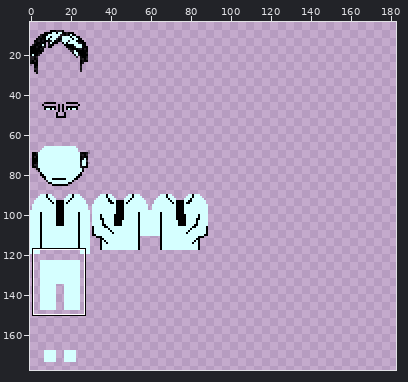
Sprite sheet -- data/rpg-sprite-sheet-vector-import.png. The picture above shows the old version from afar; the outline marks the close-up.
Close-up. Before the edit:
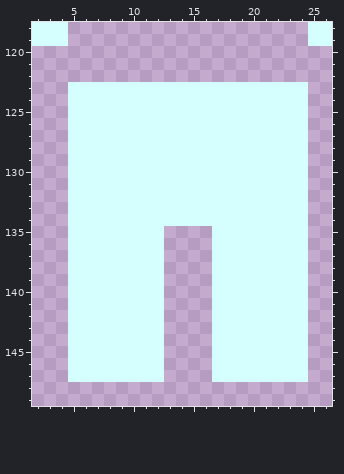
The file is 270x180 pixels. Pixels under 10% opacity are left out. Colours within 5 levels of each other are drawn and written as one. Shown: x 2..26, y 118..149. The wide view leaves out empty margins. The commit also changed other parts of the picture, which this record leaves out.
Once edited:
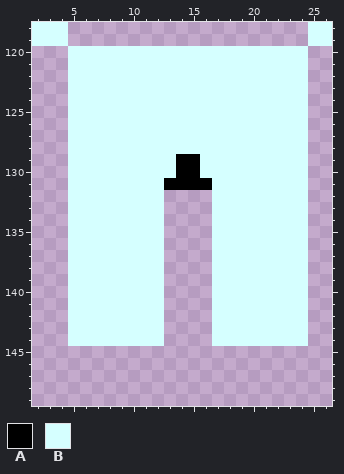
Palette (. is transparent): A #000000  B #d5ffff
The exact change:
@@ x 2..26 @@
 119 BBB....................BB
-120 .........................
-121 .........................
-122 .........................
+120 ...BBBBBBBBBBBBBBBBBBBB..
+121 ...BBBBBBBBBBBBBBBBBBBB..
+122 ...BBBBBBBBBBBBBBBBBBBB..
 123 ...BBBBBBBBBBBBBBBBBBBB..
@@ x 11..18 @@
 128 BBBBBBBB
-129 BBBBBBBB
-130 BBBBBBBB
-131 BBBBBBBB
-132 BBBBBBBB
-133 BBBBBBBB
-134 BBBBBBBB
+129 BBBAABBB
+130 BBBAABBB
+131 BBAAAABB
+132 BB....BB
+133 BB....BB
+134 BB....BB
 135 BB....BB
@@ x 2..26 @@
 144 ...BBBBBBBB....BBBBBBBB..
-145 ...BBBBBBBB....BBBBBBBB..
-146 ...BBBBBBBB....BBBBBBBB..
-147 ...BBBBBBBB....BBBBBBBB..
+145 .........................
+146 .........................
+147 .........................
 148 .........................
Boxes around the changes in both close-ups, in picture pixels (x1, y1, x2, y2):
added: (68, 46, 308, 82)
changed: (164, 154, 212, 226)
erased: (68, 346, 164, 382)
erased: (212, 346, 308, 382)
